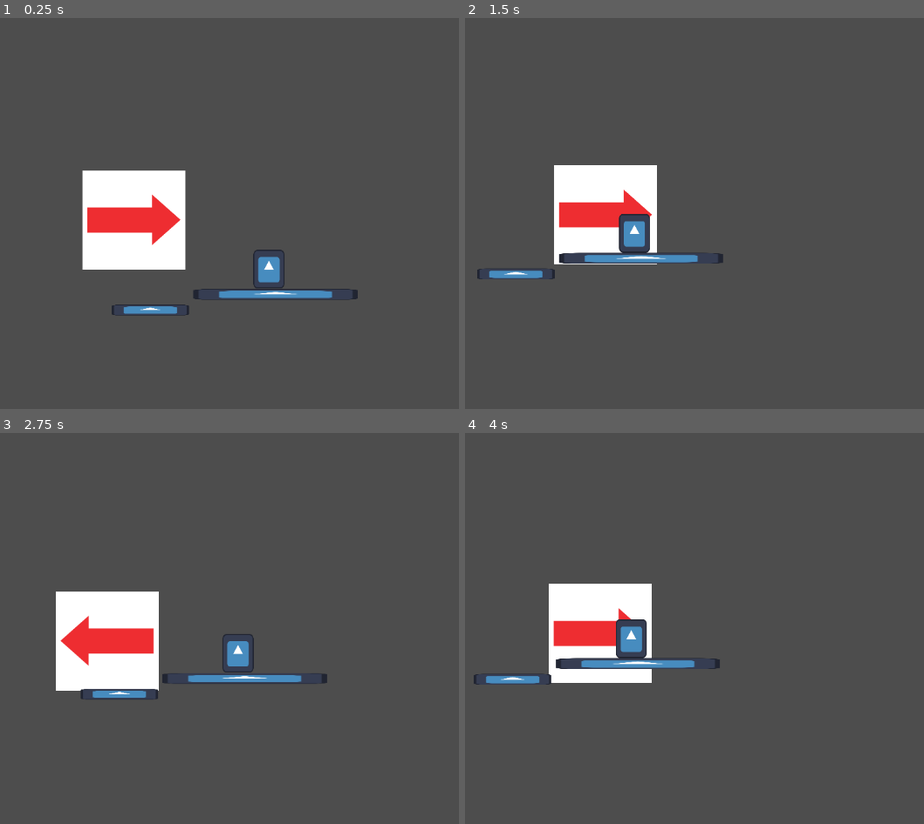
Above: before the commit, frames 1-4 (two rows, left to right).
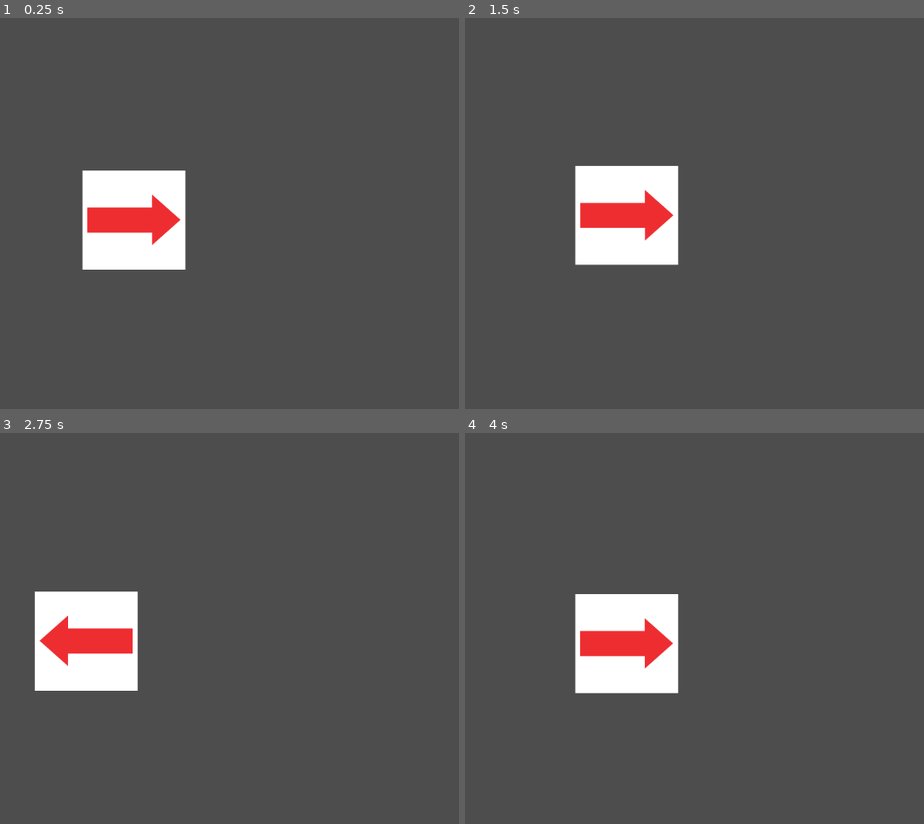
Above: after the commit, the same moments.

Repository: MagicCoderSigma/reclamation
Game: Godot game, scene res://main_scene.tscn
The game is run twice, just before and just after one commit, with the same random seed, the same clock (stepped at 60 frames per second) and the same inputs. The engine's default icon, where the game draws it, is replaced by a stand-in: a white triangle on a blue panel in a dark square.
Inputs:
- Up to frame 1 (0.25 s): no input
- Up to frame 2 (1.5 s): hold E (ability, bound only after the commit) 0.53-1.28 s; hold Right (ui_right) from 0.53 s (still down); tap Up (ui_up) at 0.77, 0.8, 1.07, 1.35 s
- Up to frame 3 (2.75 s): tap Up (ui_up) at 1.52, 1.82, 2.3 s; tap E (ability, bound only after the commit) at 1.55 s; release Right (ui_right) at 2.03 s; hold Left (ui_left) from 2.03 s (still down); hold E (ability, bound only after the commit) from 2.03 s (still down)
- Up to frame 4 (4 s): release Left (ui_left) at 2.78 s; release E (ability, bound only after the commit) at 2.78 s; hold Right (ui_right) from 2.78 s (still down); tap E (ability, bound only after the commit) at 2.85 s; tap Up (ui_up) at 3.02, 3.32 s; hold Up (ui_up) from 3.53 s (still down)

The runs differ from the first frame. In frame 1, 1.4% of the frame differs, in the area x 24-78%, y 59-77%; in frame 2, 4.4%; in frame 3, 4.2%; in frame 4, 6.0%, in the area x 1-56%, y 38-67%.

Commit message:
Room Generation
implement room generation functionality and base rooms

Diff:
--- /dev/null
+++ b/Rooms/Room.gd
@@ -0,0 +1,6 @@
+extends Node2D
+
+@export var exitPointOrientation: Enums.Orientation = Enums.Orientation.HORIZONTAL
+@export var roomOrientation: Enums.Orientation = Enums.Orientation.HORIZONTAL
+@export var exitToRoomType: Enums.RoomType = Enums.RoomType.INSIDE
+@export var roomType: Enums.RoomType = Enums.RoomType.INSIDE
--- /dev/null
+++ b/Rooms/horizontal_1.tscn
@@ -0,0 +1,41 @@
+[gd_scene load_steps=4 format=3 uid="uid://cs6e6wh1qtsfs"]
+
+[ext_resource type="Script" uid="uid://ho6oy8rtcbmr" path="res://Rooms/Room.gd" id="1_kcq3k"]
+
+[sub_resource type="RectangleShape2D" id="RectangleShape2D_k55nu"]
+
+[sub_resource type="RectangleShape2D" id="RectangleShape2D_80dui"]
+size = Vector2(20, 2)
+
+[node name="Horizontal1" type="Node2D"]
+script = ExtResource("1_kcq3k")
+
+[node name="Area" type="Area2D" parent="."]
+
+[node name="CollisionShape2D" type="CollisionShape2D" parent="Area"]
+scale = Vector2(18, 7)
+shape = SubResource("RectangleShape2D_k55nu")
+
+[node name="Entry" type="Node2D" parent="."]
+position = Vector2(-180, 0)
+scale = Vector2(-9.84, 1)
+
+[node name="Exit" type="Node2D" parent="."]
+position = Vector2(180, 0)
+
+[node name="StaticBody2D" type="StaticBody2D" parent="."]
+
+[node name="CollisionShape2D" type="CollisionShape2D" parent="StaticBody2D"]
+position = Vector2(0, 69)
+scale = Vector2(17.976885, 1)
+shape = SubResource("RectangleShape2D_80dui")
+debug_color = Color(0, 1, 0.42352942, 0.41960785)
+
+[node name="StaticBody2D2" type="StaticBody2D" parent="."]
+rotation = 3.1415927
+
+[node name="CollisionShape2D" type="CollisionShape2D" parent="StaticBody2D2"]
+position = Vector2(0, 69)
+scale = Vector2(17.976885, 1)
+shape = SubResource("RectangleShape2D_80dui")
+debug_color = Color(0, 1, 0.42352942, 0.41960785)
--- /dev/null
+++ b/Rooms/horizontal_to_outside.tscn
@@ -0,0 +1,7 @@
+[gd_scene load_steps=2 format=3 uid="uid://36hlq6it047r"]
+
+[ext_resource type="PackedScene" uid="uid://cs6e6wh1qtsfs" path="res://Rooms/horizontal_1.tscn" id="1_8uci0"]
+
+[node name="HorizontalToOutside" instance=ExtResource("1_8uci0")]
+exitPointOrientation = 0
+exitToRoomType = 1
--- /dev/null
+++ b/Rooms/vertical_1.tscn
@@ -0,0 +1,22 @@
+[gd_scene load_steps=2 format=3 uid="uid://cpipxgspakvho"]
+
+[ext_resource type="PackedScene" uid="uid://cs6e6wh1qtsfs" path="res://Rooms/horizontal_1.tscn" id="1_xh068"]
+
+[node name="Vertical1" instance=ExtResource("1_xh068")]
+exitPointOrientation = 1
+roomOrientation = 1
+
+[node name="Area" parent="." index="0"]
+rotation = 1.5707964
+
+[node name="Entry" parent="." index="1"]
+position = Vector2(0, -180)
+
+[node name="Exit" parent="." index="2"]
+position = Vector2(0, 180)
+
+[node name="StaticBody2D" parent="." index="3"]
+rotation = 1.5707964
+
+[node name="StaticBody2D2" parent="." index="4"]
+rotation = -1.5707964
--- a/character.gd
+++ b/character.gd
@@ -6,10 +6,15 @@
 @export var breaking: float = 20
 @export var gravity: float = 500
 @export var jump_force: float = 250
+@export var dash_power: float = 25000
 
+var ability_available: bool = true
 var move_input: float
 
 @onready var sprite: Sprite2D = $Sprite2D
+
+func wait(seconds: float) -> void:
+	await get_tree().create_timer(seconds).timeout
 
 func _physics_process(delta: float) -> void:
 	# apply gravity only on a platform
@@ -19,8 +24,7 @@
 	# movement input of 1 to -1 (0 is no movement)
 	# left is -1
 	# right is 1
-	move_input = Input.get_axis("ui_left", "ui_right")
-	print(move_input)
+	move_input = Input.get_axis("left", "right")
 
 	# left and right movement
 	# more dynamic movement system
@@ -30,16 +34,23 @@
 		velocity.x = lerp(velocity.x, 0.0, breaking * delta)
 		pass
 
-	# snappy movement (old)
-	# velocity.x = move_input * movement_speed
+	# jumping movement
+	if Input.is_action_pressed("up") and is_on_floor():
+		velocity.y = -jump_force # -y to go up because going down means +y
 
-	# jumping movement
-	if Input.is_action_pressed("ui_up") and is_on_floor():
-		velocity.y = -jump_force # -y to go up because going down means +y
+	# dashing movement
+	if Input.is_action_pressed("ability"):
+		if ability_available == true:
+			ability_available = false
+			velocity.x += dash_power * move_input
+			await wait(2)
+			ability_available = true
+			print("We are back online!")
 
 	# process movement
 	move_and_slide()
 
 func _process(_delta: float) -> void:
-	if velocity.x != 0: # if statement here idk why we need cause it works without it but ok
+	# if statement here idk why we need cause it works without it but ok
+	if velocity.x != 0:
 		sprite.flip_h = velocity.x < 0
--- /dev/null
+++ b/enums.gd
@@ -0,0 +1,26 @@
+extends Node
+
+@onready var horizontal_rooms = [
+	[ # INDEX 0 - INDOOR ROOMS
+		preload("res://Rooms/horizontal_1.tscn"),
+	],
+	[ # INDEX 1 - OUTDOOR AREAS
+		preload("res://Rooms/horizontal_1.tscn"),
+	]
+]
+@onready var vertical_rooms = [
+	[ # INDEX 0 - INDOOR ROOMS
+		preload("res://Rooms/vertical_1.tscn"),
+	],
+	[ # INDEX 1 - OUTDOOR AREAS
+		preload("res://Rooms/vertical_1.tscn"),
+	]
+]
+
+enum RoomType {INSIDE = 0, OUTSIDE = 1}
+enum Orientation {HORIZONTAL = 0, VERTICAL = 1}
+
+@onready var Rooms = [
+	horizontal_rooms,
+	vertical_rooms
+]
--- a/main_scene.tscn
+++ b/main_scene.tscn
@@ -1,40 +1,9 @@
-[gd_scene load_steps=5 format=3 uid="uid://bwk8hiqaf013p"]
+[gd_scene load_steps=3 format=3 uid="uid://bwk8hiqaf013p"]
 
-[ext_resource type="Texture2D" uid="uid://cks7vate4c6sr" path="res://icon.svg" id="1_0f027"]
+[ext_resource type="Script" uid="uid://bhygxox8n73mn" path="res://placement_manager.gd" id="1_0f027"]
 [ext_resource type="PackedScene" uid="uid://blriijcrjmu7c" path="res://character.tscn" id="1_2c62f"]
-[ext_resource type="PackedScene" uid="uid://b4yt61d48cxhe" path="res://enemy_generic.tscn" id="3_gyfs4"]
-
-[sub_resource type="RectangleShape2D" id="RectangleShape2D_0f027"]
-size = Vector2(121, 20)
 
 [node name="MainScene" type="Node2D"]
+script = ExtResource("1_0f027")
 
 [node name="Player" parent="." instance=ExtResource("1_2c62f")]
-position = Vector2(-27, -111)
-
-[node name="StaticBody2D" type="StaticBody2D" parent="."]
-
-[node name="CollisionShape2D" type="CollisionShape2D" parent="StaticBody2D"]
-position = Vector2(-1.5, 55)
-shape = SubResource("RectangleShape2D_0f027")
-
-[node name="Sprite2D" type="Sprite2D" parent="StaticBody2D"]
-position = Vector2(0, 55)
-scale = Vector2(1, 0.140625)
-texture = ExtResource("1_0f027")
-
-[node name="StaticBody2D2" type="StaticBody2D" parent="."]
-position = Vector2(207, -26)
-scale = Vector2(2.12, 1)
-
-[node name="CollisionShape2D" type="CollisionShape2D" parent="StaticBody2D2"]
-position = Vector2(-1.5, 55)
-shape = SubResource("RectangleShape2D_0f027")
-
-[node name="Sprite2D" type="Sprite2D" parent="StaticBody2D2"]
-position = Vector2(0, 55)
-scale = Vector2(1, 0.140625)
-texture = ExtResource("1_0f027")
-
-[node name="EnemyGeneric" parent="." instance=ExtResource("3_gyfs4")]
-position = Vector2(196, -30)
--- /dev/null
+++ b/placement_manager.gd
@@ -0,0 +1,40 @@
+extends Node2D
+
+var rng = RandomNumberGenerator.new()
+@export var room_amount: int = 10
+@onready var player: CharacterBody2D = $Player
+
+
+func generateRoom(room: Node2D) -> Node2D:
+	# TODO: check exit point supported type to specify what room is needed
+	var exitPoint = room.get_node("Exit")
+	# select room category (orientation and type)
+	var roomOrientation = room.exitPointOrientation
+	var roomExitType = room.exitToRoomType
+	var possibleExitRooms = Enums.Rooms[roomOrientation][roomExitType]
+
+	# get a random index
+	var index = rng.randi_range(0, possibleExitRooms.size()-1)
+	# use that index to get the room
+	var newRoom: Node2D = possibleExitRooms[index].instantiate()
+	add_child(newRoom)
+
+	var entryPoint = newRoom.get_node("Entry")
+	var offset = entryPoint.position
+
+	newRoom.global_position = exitPoint.global_position - offset
+	return newRoom
+
+# Called when the node enters the scene tree for the first time.
+func _ready() -> void:
+	# get the position of the player
+	var player_position = player.position
+	# create room instance
+	var room: Node2D = Enums.Rooms[0][0][0].instantiate()
+	add_child(room)
+	# place room to player position
+	room.position = player_position
+
+	for i in range(room_amount):
+		print("Room "+str(i+1)+" instantiating... ")
+		room = generateRoom(room)
--- a/project.godot
+++ b/project.godot
@@ -14,6 +14,10 @@
 run/main_scene="uid://bwk8hiqaf013p"
 config/features=PackedStringArray("4.5", "Forward Plus")
 config/icon="res://icon.svg"
+
+[autoload]
+
+Enums="*res://enums.gd"
 
 [dotnet]
 
@@ -53,3 +57,33 @@
 , Object(InputEventKey,"resource_local_to_scene":false,"resource_name":"","device":-1,"window_id":0,"alt_pressed":false …(183 unchanged characters)…
 ]
 }
+up={
+"deadzone": 0.2,
+"events": [Object(InputEventKey,"resource_local_to_scene":false,"resource_name":"","device":-1,"window_id":0,"alt_pressed":false,"shift_pressed":false,"ctrl_pressed":false,"meta_pressed":false,"pressed":false,"keycode":0,"physical_keycode":87,"key_label":0,"unicode":119,"location":0,"echo":false,"script":null)
+, Object(InputEventKey,"resource_local_to_scene":false,"resource_name":"","device":-1,"window_id":0,"alt_pressed":false,"shift_pressed":false,"ctrl_pressed":false,"meta_pressed":false,"pressed":false,"keycode":0,"physical_keycode":4194320,"key_label":0,"unicode":0,"location":0,"echo":false,"script":null)
+, Object(InputEventKey,"resource_local_to_scene":false,"resource_name":"","device":-1,"window_id":0,"alt_pressed":false,"shift_pressed":false,"ctrl_pressed":false,"meta_pressed":false,"pressed":false,"keycode":0,"physical_keycode":32,"key_label":0,"unicode":32,"location":0,"echo":false,"script":null)
+]
+}
+down={
+"deadzone": 0.2,
+"events": [Object(InputEventKey,"resource_local_to_scene":false,"resource_name":"","device":-1,"window_id":0,"alt_pressed":false,"shift_pressed":false,"ctrl_pressed":false,"meta_pressed":false,"pressed":false,"keycode":0,"physical_keycode":83,"key_label":0,"unicode":115,"location":0,"echo":false,"script":null)
+, Object(InputEventKey,"resource_local_to_scene":false,"resource_name":"","device":-1,"window_id":0,"alt_pressed":false,"shift_pressed":false,"ctrl_pressed":false,"meta_pressed":false,"pressed":false,"keycode":0,"physical_keycode":4194322,"key_label":0,"unicode":0,"location":0,"echo":false,"script":null)
+]
+}
+left={
+"deadzone": 0.2,
+"events": [Object(InputEventKey,"resource_local_to_scene":false,"resource_name":"","device":-1,"window_id":0,"alt_pressed":false,"shift_pressed":false,"ctrl_pressed":false,"meta_pressed":false,"pressed":false,"keycode":0,"physical_keycode":65,"key_label":0,"unicode":97,"location":0,"echo":false,"script":null)
+, Object(InputEventKey,"resource_local_to_scene":false,"resource_name":"","device":-1,"window_id":0,"alt_pressed":false,"shift_pressed":false,"ctrl_pressed":false,"meta_pressed":false,"pressed":false,"keycode":0,"physical_keycode":4194319,"key_label":0,"unicode":0,"location":0,"echo":false,"script":null)
+]
+}
+right={
+"deadzone": 0.2,
+"events": [Object(InputEventKey,"resource_local_to_scene":false,"resource_name":"","device":-1,"window_id":0,"alt_pressed":false,"shift_pressed":false,"ctrl_pressed":false,"meta_pressed":false,"pressed":false,"keycode":0,"physical_keycode":68,"key_label":0,"unicode":100,"location":0,"echo":false,"script":null)
+, Object(InputEventKey,"resource_local_to_scene":false,"resource_name":"","device":-1,"window_id":0,"alt_pressed":false,"shift_pressed":false,"ctrl_pressed":false,"meta_pressed":false,"pressed":false,"keycode":0,"physical_keycode":4194321,"key_label":0,"unicode":0,"location":0,"echo":false,"script":null)
+]
+}
+ability={
+"deadzone": 0.2,
+"events": [Object(InputEventKey,"resource_local_to_scene":false,"resource_name":"","device":-1,"window_id":0,"alt_pressed":false,"shift_pressed":false,"ctrl_pressed":false,"meta_pressed":false,"pressed":false,"keycode":0,"physical_keycode":69,"key_label":0,"unicode":101,"location":0,"echo":false,"script":null)
+]
+}
Not shown, added: Rooms/Room.gd.uid
Not shown, added: enums.gd.uid
Not shown, added: placement_manager.gd.uid
